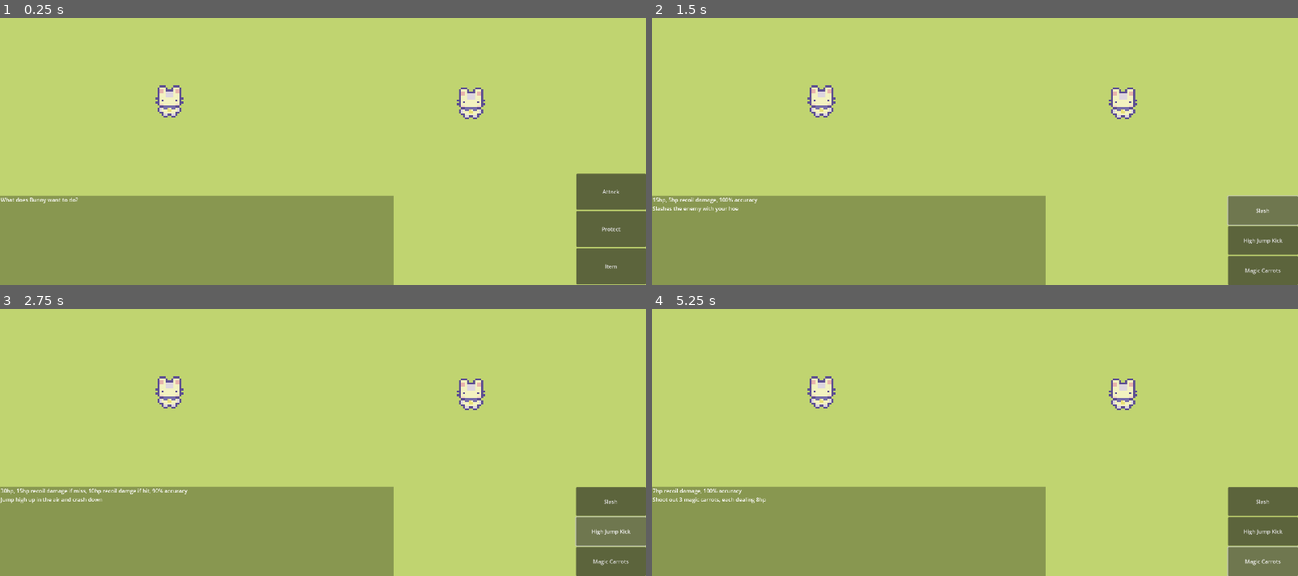
Above: before the commit, frames 1-4 (two rows, left to right).
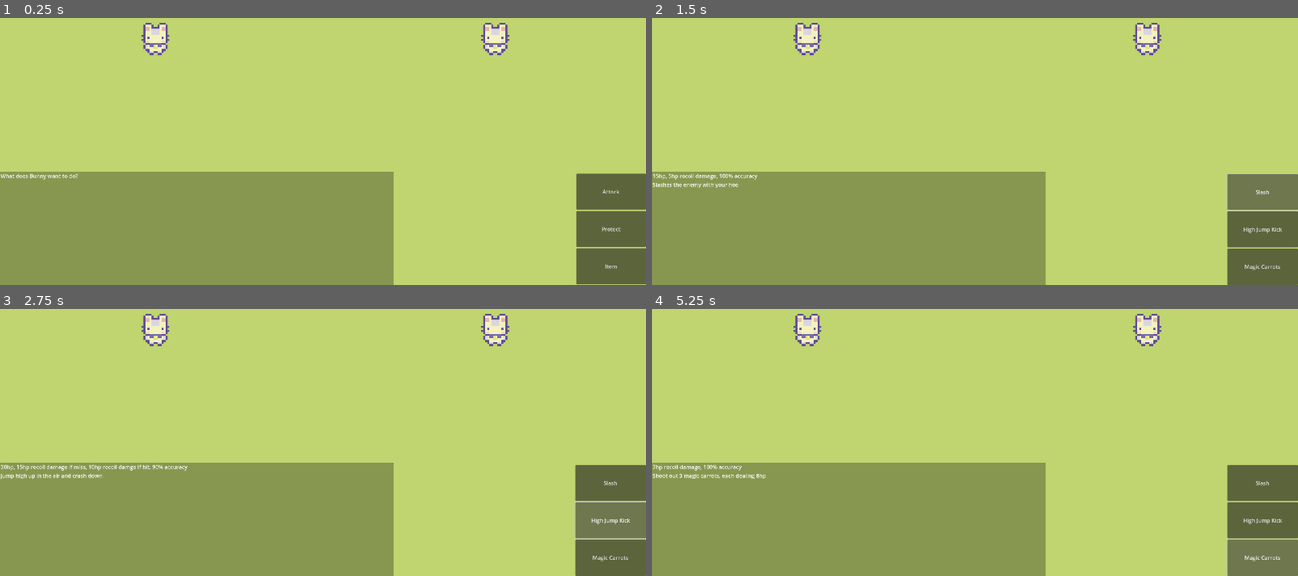
Above: after the commit, the same moments.

Repository: HDao-Modularcontact16/Project-Worst-Enemy-is-You
Game: Godot game, scene res://Game/Scenes/battle_scene.tscn
Same seed, same stepped clock (60 frames per second), same inputs: the game is played once before the commit and once after it.
Inputs:
- Up to frame 1 (0.25 s): no input
- Up to frame 2 (1.5 s): click "Attack" at 0.5 s; click "Slash" at 1.25 s
- Up to frame 3 (2.75 s): click "High Jump Kick" at 2 s
- Up to frame 4 (5.25 s): click "Magic Carrots" at 2.75 s; click "Slash" at 3.5 s; click "High Jump Kick" at 4.25 s; click "Magic Carrots" at 5 s

The runs differ from the first frame. In frame 1, 7.3% of the frame differs, in the area x 0-79%, y 1-70%; in frame 2, 9.0%; in frame 3, 9.1%, in the area x 0-100%, y 1-100%; in frame 4, 9.0%.

Commit message:
Fixed the battle scene

Diff:
--- a/Game/Scenes/battle_scene.tscn
+++ b/Game/Scenes/battle_scene.tscn
@@ -94,9 +94,9 @@
 zoom = Vector2(3, 3)
 
 [node name="Bunny" parent="." instance=ExtResource("1_32k5w")]
-position = Vector2(810, 538)
+position = Vector2(796, 476)
 
 [node name="DarkBunny" parent="." instance=ExtResource("3_shl6i")]
-position = Vector2(1108, 538)
+position = Vector2(1132, 474)
 
 [node name="BattleUI" parent="." instance=ExtResource("3_llgdd")]
--- a/Game/UI/battle_ui.tscn
+++ b/Game/UI/battle_ui.tscn
@@ -56,8 +56,8 @@
 anchor_top = 1.0
 anchor_right = 1.0
 anchor_bottom = 1.0
-offset_left = -208.0
-offset_top = -264.0
+offset_left = -210.0
+offset_top = -330.0
 grow_horizontal = 0
 grow_vertical = 0
 
@@ -90,7 +90,7 @@
 anchors_preset = 2
 anchor_top = 1.0
 anchor_bottom = 1.0
-offset_top = -266.0
+offset_top = -336.0
 offset_right = 1169.0
 grow_vertical = 0
 color = Color(0, 0, 0, 0.290196)
@@ -103,9 +103,9 @@
 anchor_right = 0.5
 anchor_bottom = 0.5
 offset_left = -582.5
-offset_top = -132.0
+offset_top = -168.0
 offset_right = 583.5
-offset_bottom = 133.0
+offset_bottom = 167.0
 grow_horizontal = 2
 grow_vertical = 2
 text = "Text"
